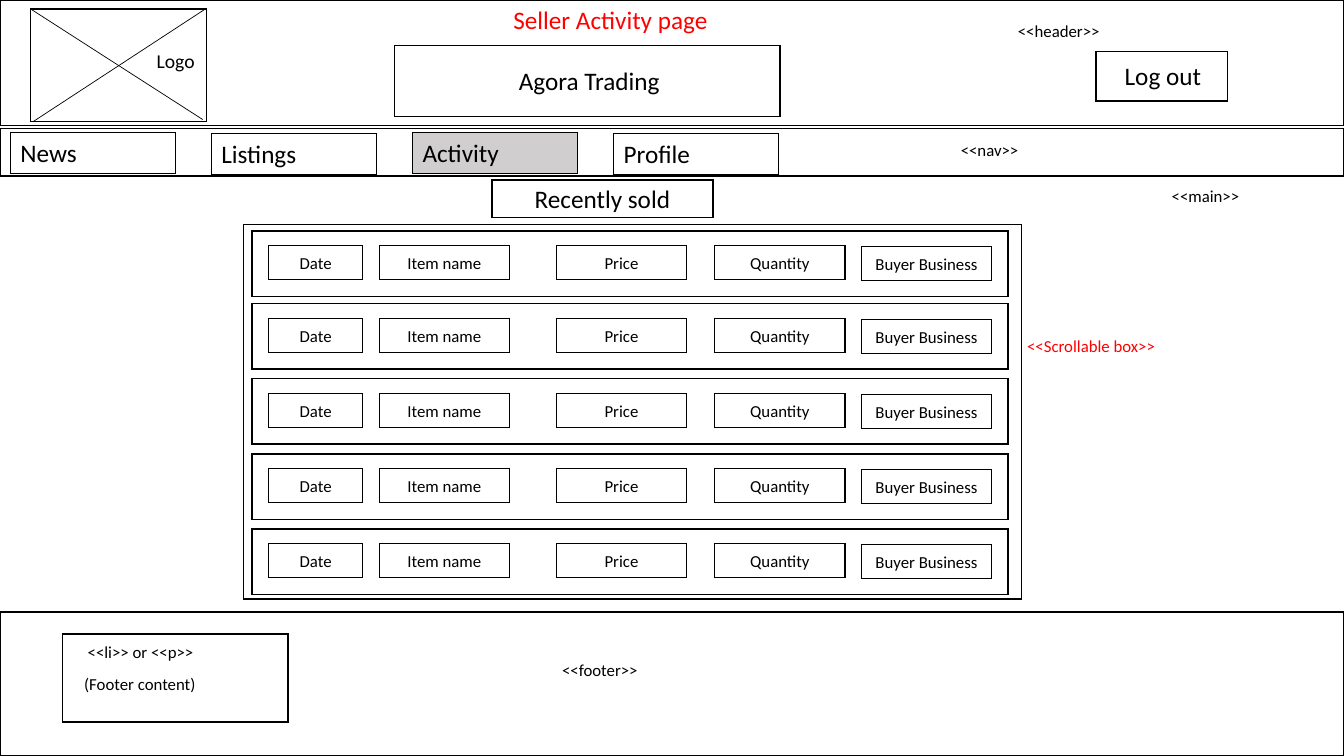
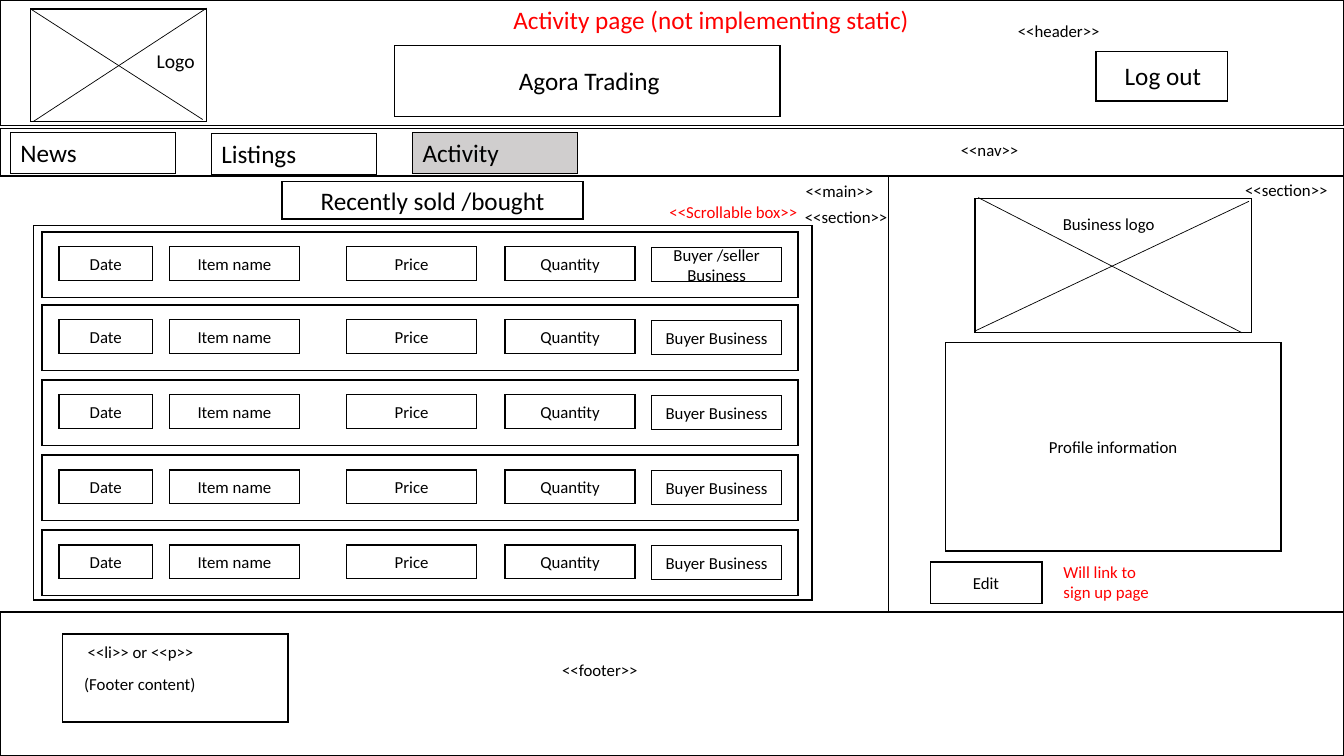
Before and after one commit to jameshutchy/Best-Practice-PHP, a slide deck: slide 11 of BCDE224 - Assessment 2 - James Hutchinson/BCDE244-Assesment 2 - James Hutchinson.pptx (slide 12 before the commit). Drawn at 1344x756 pixels with LibreOffice and Linux fonts; fonts in the diff are those of the drawing. Boxes give left, top, right and bottom in pixels: in the first picture for what was removed or moved away, otherwise in the second. Text is boxed around its words. In the diff, an @@ line names an element or a change of style, - is before the commit and + after.

```diff
--- a/BCDE224 - Assessment 2 - James Hutchinson/BCDE244-Assesment 2 - James Hutchinson.pptx
+++ b/BCDE224 - Assessment 2 - James Hutchinson/BCDE244-Assesment 2 - James Hutchinson.pptx
@@ text at bbox=[513, 10, 908, 34]: text changed @@
-Seller Activity page
+Activity page (not implementing static)
@@ text "<<main>>": place and size @@
-text "<<main>>" at bbox=[1172, 190, 1240, 202]
+text "<<main>>" at bbox=[806, 185, 874, 197]
@@ rectangle added at bbox=[889, 176, 1344, 613], outline #000000 1 pt @@
@@ rectangle "Recently sold /bought": place and size @@
-rectangle "Recently sold /bought" at bbox=[492, 180, 713, 218]
+rectangle "Recently sold /bought" at bbox=[282, 181, 583, 219]
@@ text in rectangle at bbox=[321, 192, 545, 215]: text changed @@
-Recently sold
+Recently sold /bought
@@ text "<<Scrollable box>>": place and size @@
-text "<<Scrollable box>>" at bbox=[1027, 340, 1155, 352]
+text "<<Scrollable box>>" at bbox=[669, 206, 797, 218]
@@ rectangle added at bbox=[975, 199, 1251, 333], outline #000000 1 pt @@
@@ line added from (975, 331) to (1249, 202), #000000 0.5 pt @@
@@ line added from (978, 198) to (1242, 333), #000000 0.5 pt @@
@@ text added at bbox=[1245, 184, 1327, 200], 12 pt, text #000000 @@
+<<section>>
@@ text added at bbox=[805, 211, 887, 227], 12 pt, text #000000 @@
+<<section>>
@@ text added at bbox=[1063, 218, 1154, 233], 12 pt, text #000000 @@
+Business logo
@@ text in rectangle at bbox=[673, 247, 760, 282]: text changed @@
-Buyer Business
+Buyer /seller Business
@@ 31 rectangles: place and size @@
-31 rectangles at bbox=[243, 225, 1021, 600]
+31 rectangles at bbox=[33, 226, 812, 601]
@@ rectangle "Profile information": place and size @@
-rectangle "Profile information" at bbox=[614, 134, 778, 174]
+rectangle "Profile information" at bbox=[946, 343, 1281, 552]
@@ rectangle "Profile information" at bbox=[946, 343, 1281, 552]: vertical alignment top to middle; outline #000000 0.75 pt to #000000 1 pt @@
@@ text in rectangle at bbox=[1049, 441, 1177, 453]: text changed; size 18 to 12 pt @@
-Profile
+Profile information
@@ rectangle added at bbox=[931, 563, 1043, 604], outline #000000 1 pt, 12 pt, text #000000 @@
+Edit
@@ text added at bbox=[1063, 566, 1149, 601], 12 pt, text #FF0000 @@
+Will link to sign up page
```
Also in this commit, not shown: 9 other slides changed, 2 slides added, 11 slides removed, 22 other files.
